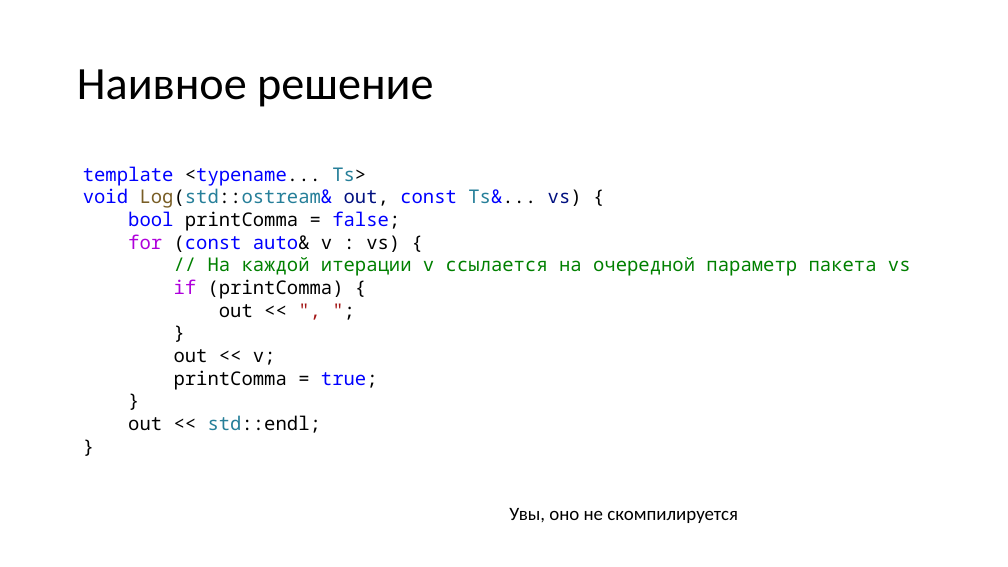
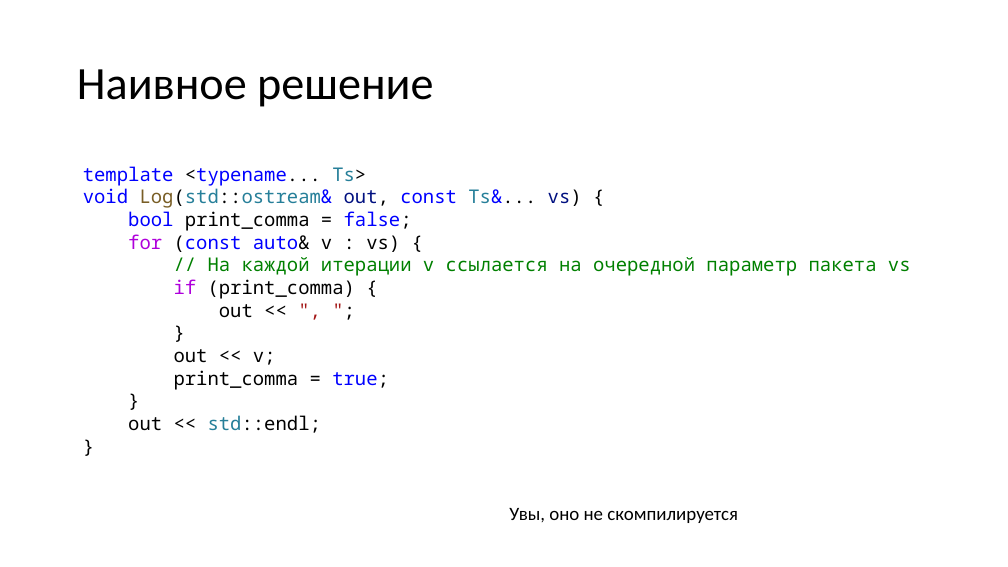
Before and after one commit to alexey-malov/oop, a slide deck: slide 73 of lectures/06/Обобщенное программирование, шаблоны.pptx (slide 74 before the commit). Drawn at 1008x567 pixels with LibreOffice and Linux fonts; fonts in the diff are those of the drawing. Boxes give left, top, right and bottom in pixels: in the first picture for what was removed or moved away, otherwise in the second. Text is boxed around its words. In the diff, an @@ line names an element or a change of style, - is before the commit and + after.

```diff
--- a/lectures/06/Обобщенное программирование, шаблоны.pptx
+++ b/lectures/06/Обобщенное программирование, шаблоны.pptx
@@ text at (x1=128, y1=211, x2=412, y2=231): text changed @@
-bool printComma = false;
+bool print_comma = false;
@@ text at (x1=174, y1=279, x2=355, y2=299): text changed @@
-if (printComma) {
+if (print_comma) {
@@ text at (x1=174, y1=370, x2=389, y2=390): text changed @@
-printComma = true;
+print_comma = true;
```
Also in this commit, not shown: 15 other slides changed, 4 slides added, 5 slides removed, 6 other files.
